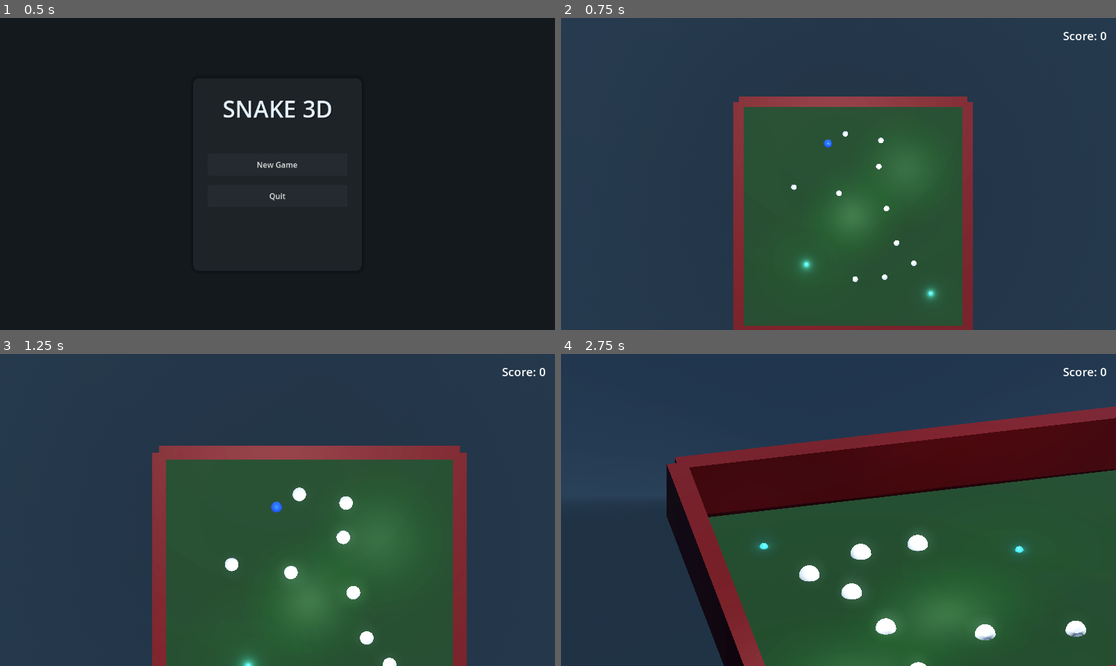
Above: before the commit, frames 1-4 (two rows, left to right).
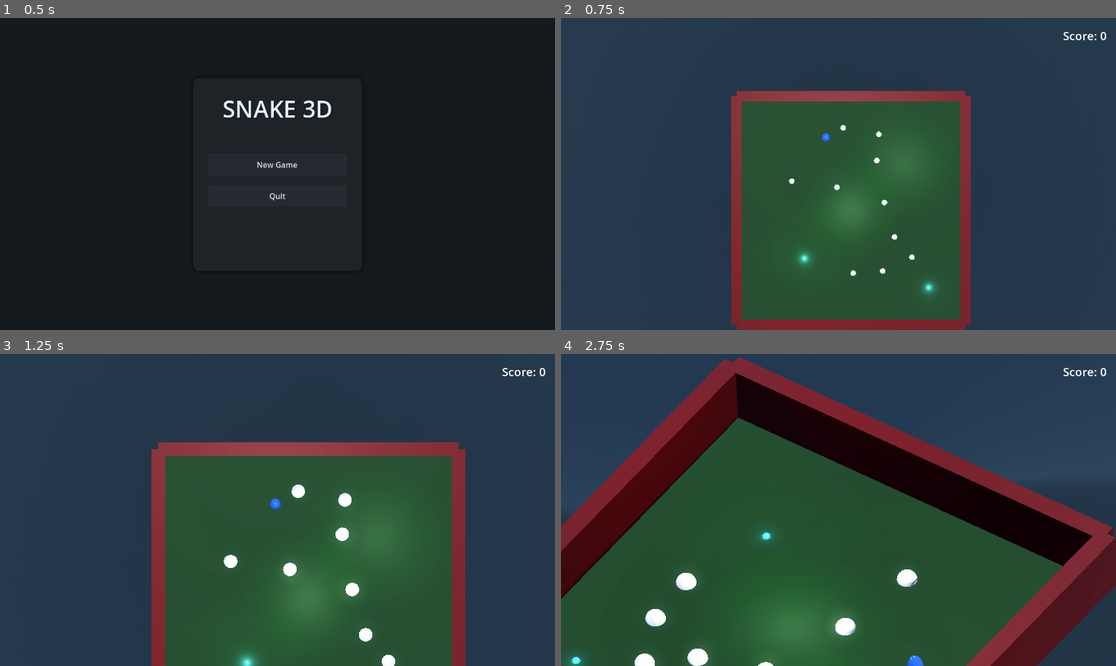
Above: after the commit, the same moments.

Repository: bluehexagons/snakeproject
Game: Godot game, scene res://scenes/main_menu.tscn
The game is run twice, just before and just after one commit, with the same random seed, the same clock (stepped at 60 frames per second) and the same inputs.
Inputs:
- Up to frame 1 (0.5 s): no input
- Up to frame 2 (0.75 s): click "New Game" at 0.5 s
- Up to frame 3 (1.25 s): no input
- Up to frame 4 (2.75 s): hold D (move_right) 1.28-2.03 s; hold F (toggle_camera_angle) 1.28-2.03 s; hold S (move_down) from 2.03 s (still down); tap F (toggle_camera_angle) at 2.1 s

Frame 1 is identical in both runs. In frame 2, 3.9% of the frame differs, in the area x 30-75%, y 23-100%; in frame 3, 2.2%; in frame 4, 59%, in the area x 0-100%, y 0-100%.

Commit message:
(AI) Improve camera a little, but this might not be a final feature

Diff:
--- a/scripts/game_camera.gd
+++ b/scripts/game_camera.gd
@@ -10,9 +10,10 @@
 const ZOOM_DURATION = 1.5
 const ZOOM_DELAY = 0.25
 
-const TRANSITION_SPEED = 2.0
-const SMOOTHING = 5.0
-const ROTATION_SMOOTHING = 3.0
+const TRANSITION_SPEED = 5.0  # Increased for snappier transitions
+const POSITION_SMOOTHING = 4.0
+const ROTATION_SMOOTHING = 4.0
+const TOP_DOWN_ROTATION_SPEED = 6.0  # Increased for faster top-down return
 const LAG_SPEED = 2.5
 const PREDICTION_STRENGTH = 0.3
 
@@ -50,7 +51,7 @@
 	if not player:
 		return
 
-	# Smooth camera mode transition
+	# Simpler transition without smoothstep
 	var target_transition = float(is_third_person)
 	camera_transition = lerp(camera_transition, target_transition, delta * TRANSITION_SPEED)
 
@@ -60,23 +61,17 @@
 
 	var target_pos = player.position
 
-	# Calculate camera position
 	if camera_transition < 0.01:
-		# Top-down view
-		var target_camera_pos = Vector3(
-			target_pos.x,
-			TOP_DOWN_HEIGHT,
-			target_pos.z
-		)
-		position = position.lerp(target_camera_pos, delta * SMOOTHING)
+		# Pure top-down view
+		var top_down_pos = Vector3(target_pos.x, TOP_DOWN_HEIGHT, target_pos.z)
+		position = position.lerp(top_down_pos, delta * POSITION_SMOOTHING)
 
-		# Maintain top-down rotation
-		var current_angle = Vector3(deg_to_rad(-90), 0, 0)
-		rotation = rotation.slerp(current_angle, delta * ROTATION_SMOOTHING)
+		var target_basis = Basis.from_euler(Vector3(deg_to_rad(-90), 0, 0))
+		global_transform.basis = global_transform.basis.slerp(target_basis, delta * TOP_DOWN_ROTATION_SPEED)
 	else:
 		# Third-person view
 		var height = lerp(TOP_DOWN_HEIGHT, THIRD_PERSON_HEIGHT, camera_transition)
-		var behind = -predicted_direction * THIRD_PERSON_DISTANCE
+		var behind = -predicted_direction * (THIRD_PERSON_DISTANCE * camera_transition)
 
 		var target_camera_pos = Vector3(
 			target_pos.x + behind.x,
@@ -84,14 +79,13 @@
 			target_pos.z + behind.z
 		)
 
-		position = position.lerp(target_camera_pos, delta * SMOOTHING)
+		position = position.lerp(target_camera_pos, delta * POSITION_SMOOTHING)
 
 		# Look at point ahead of player
-		var look_target = target_pos + predicted_direction * LOOK_AHEAD_DISTANCE
-		look_target.y += 1.0  # Look slightly above ground
+		var look_ahead = target_pos + (predicted_direction * LOOK_AHEAD_DISTANCE)
+		look_ahead.y += 1.0  # Fixed height offset
 
-		# Use looking_at for more stable rotation
-		var desired_transform = Transform3D().looking_at(look_target - position, Vector3.UP)
+		var desired_transform = Transform3D().looking_at(look_ahead - position, Vector3.UP)
 		global_transform = global_transform.interpolate_with(desired_transform, delta * ROTATION_SMOOTHING)
 
 func toggle_view() -> void:
--- a/scripts/player.gd
+++ b/scripts/player.gd
@@ -69,6 +69,7 @@
 
 func _ready():
 	super()
+	add_to_group("player")
 	material_type = PhysicsConstants.MATERIAL_PLAYER
 	base_mass = PhysicsConstants.PLAYER_MASS
 	mass = base_mass
